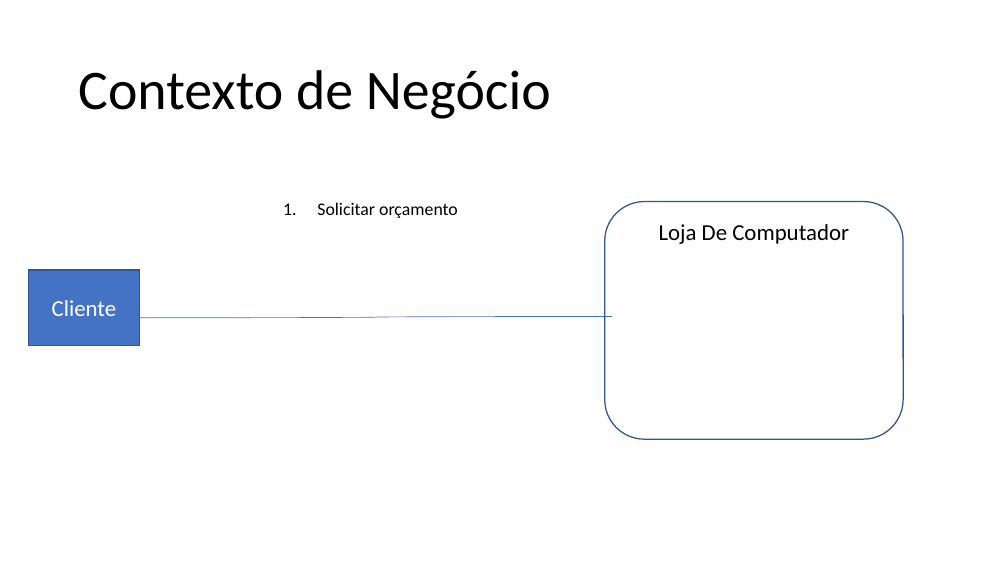
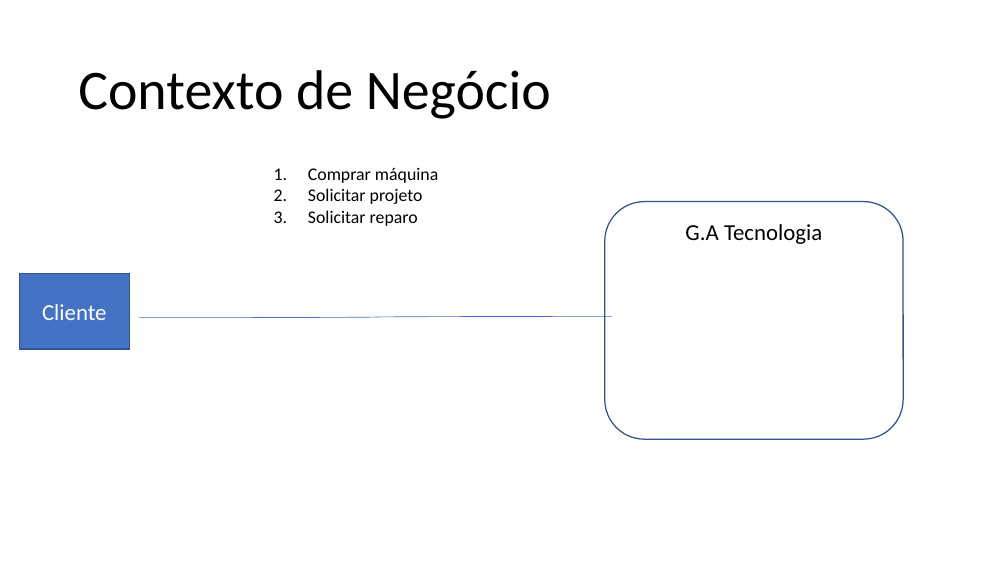
Before and after one commit to lmoraesImpacta/OPE, a slide deck: slide 1 of Artefatos/15-ArquiteturaDeNegocioParaCadaCenario.pptx. Drawn at 1008x567 pixels with LibreOffice and Linux fonts; fonts in the diff are those of the drawing. Boxes give left, top, right and bottom in pixels: in the first picture for what was removed or moved away, otherwise in the second. Text is boxed around its words. In the diff, an @@ line names an element or a change of style, - is before the commit and + after.

Commit message:
artefato 15 com novo cliente GA Tecnologia

```diff
--- a/Artefatos/15-ArquiteturaDeNegocioParaCadaCenario.pptx
+++ b/Artefatos/15-ArquiteturaDeNegocioParaCadaCenario.pptx
@@ text at (308, 168, 438, 226): text changed @@
-1. Solicitar orçamento
+1. Comprar máquina
+2. Solicitar projeto
+3. Solicitar reparo
@@ text in rounded rectangle at (685, 224, 822, 244): text changed @@
-Loja De Computador
+G.A Tecnologia
@@ rectangle "Cliente": place and size @@
-rectangle "Cliente" at (28, 270, 139, 346)
+rectangle "Cliente" at (19, 273, 130, 349)
@@ curved line (139, 317) - (612, 316): route changed @@
```
Also in this commit, not shown: 1 other slide changed, 2 slides added.
